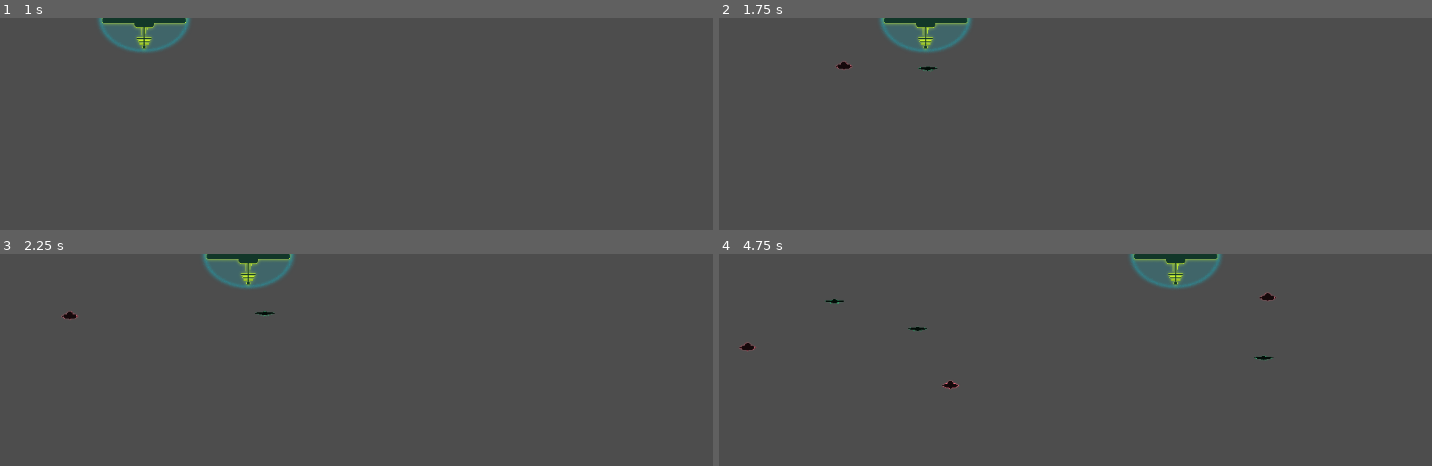
Above: before the commit, frames 1-4 (two rows, left to right).
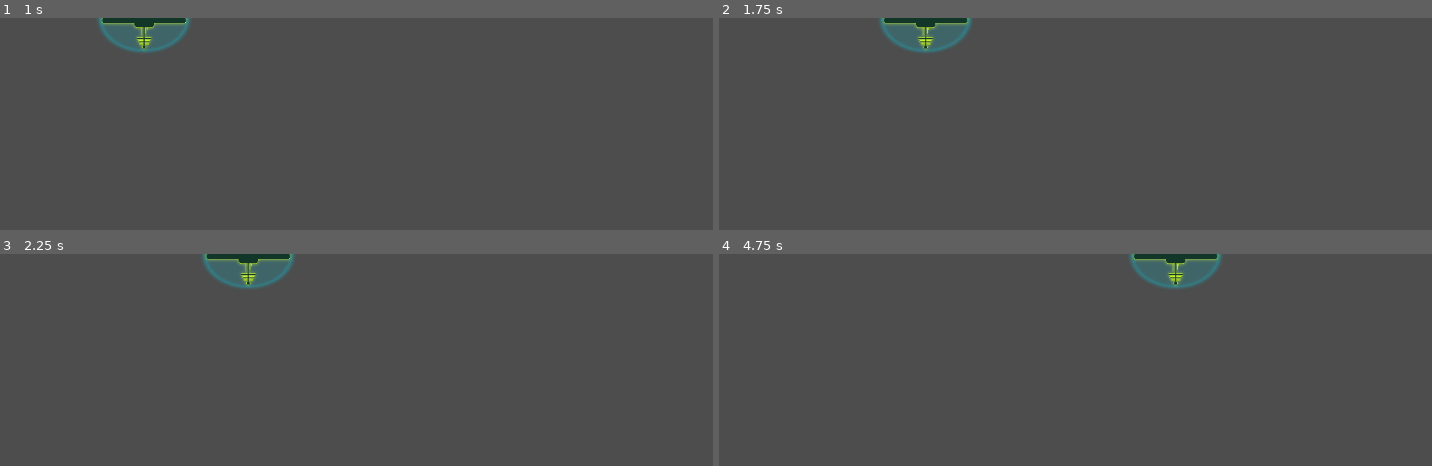
Above: after the commit, the same moments.

Repository: aceofknights/Missile-Game
Game: Godot game, scene res://Scene/boss_world5.tscn
The game is run twice, just before and just after one commit, with the same random seed, the same clock (stepped at 60 frames per second) and the same inputs. This scene is started directly instead of the project's main scene. The engine's default icon, where the game draws it, is replaced by a stand-in: a white triangle on a blue panel in a dark square.
Inputs (mouse positions are in pixels of both pictures, inside the frame that each line leads up to):
- Up to frame 1 (1 s): tap Enter at 0.5 s; move the mouse to (534, 221) at 0.52 s; tap R at 0.6 s; click (534, 221) at 0.67 s
- Up to frame 2 (1.75 s): move the mouse to (outside the picture) at 1.27 s; tap R at 1.35 s; click (outside the picture) at 1.42 s
- Up to frame 3 (2.25 s): move the mouse to (434, 379) at 2.02 s; tap R at 2.1 s; click (434, 379) at 2.17 s
- Up to frame 4 (4.75 s): move the mouse to (outside the picture) at 2.77 s; tap R at 2.85, 3.6, 4.35 s; click (outside the picture) at 2.92 s; move the mouse to (outside the picture) at 3.52 s; click (outside the picture) at 3.67 s; move the mouse to (840, 410) at 4.27 s; click (840, 410) at 4.42 s

Frame 1 is identical in both runs. In frame 2, 0.1% of the frame differs, in the area x 16-31%, y 20-25%; in frame 3, 0.1%; in frame 4, 0.3%, in the area x 2-79%, y 17-64%.

Commit message:
update laser

Diff:
--- a/Scene/boss_world5.tscn
+++ b/Scene/boss_world5.tscn
@@ -26,6 +26,8 @@
 plane_scene = ExtResource("7")
 fighter_projectile_scene = ExtResource("8")
 laser_weak_point_scene = ExtResource("9")
+debug_enable_fighters = false
+debug_enable_bombers = false
 max_health = 1
 
 [node name="Sprite2D" type="Sprite2D" parent="."]
--- a/Scene/enemy.tscn
+++ b/Scene/enemy.tscn
@@ -13,7 +13,6 @@
 collision_mask = 4
 script = ExtResource("1_mkcnt")
 explosion_scene = ExtResource("2_jdirn")
-trail_color = Color(0.984314, 0.0431373, 0.188235, 1)
 
 [node name="Sprite2D" type="Sprite2D" parent="."]
 modulate = Color(0.98399, 0, 0.346842, 1)
--- a/Scene/laser_weak_point.tscn
+++ b/Scene/laser_weak_point.tscn
@@ -1,7 +1,7 @@
 [gd_scene load_steps=4 format=3 uid="uid://c8yifnhlddca2"]
 
 [ext_resource type="Script" path="res://Scripts/LaserWeakPoint.gd" id="1"]
-[ext_resource type="Texture2D" uid="uid://uy57wpn2tav1" path="res://icon.svg" id="2"]
+[ext_resource type="Texture2D" uid="uid://bin3nvp7wu8im" path="res://assets/Ellipse 1.png" id="2_mtovt"]
 
 [sub_resource type="CircleShape2D" id="1"]
 radius = 16.0
@@ -9,11 +9,12 @@
 [node name="LaserWeakPoint" type="Area2D"]
 collision_mask = 3
 script = ExtResource("1")
+flash_colors = Array[Color]([Color(1, 0.1, 0.1, 1), Color(1, 1, 1, 1), Color(1, 0.9, 0.2, 1)])
 
 [node name="Sprite2D" type="Sprite2D" parent="."]
 modulate = Color(1, 0.25, 0.2, 1)
 scale = Vector2(0.24, 0.24)
-texture = ExtResource("2")
+texture = ExtResource("2_mtovt")
 
 [node name="CollisionShape2D" type="CollisionShape2D" parent="."]
 shape = SubResource("1")
--- a/Scripts/LaserWeakPoint.gd
+++ b/Scripts/LaserWeakPoint.gd
@@ -4,10 +4,19 @@
 
 @export var max_hp: int = 3
 
+@export var flash_speed: float = 10.0
+@export var flash_colors: Array[Color] = [
+	Color(1.0, 0.1, 0.1, 1.0), # red
+	Color(0.2, 0.5, 1.0, 1.0), # blue
+	Color(1.0, 0.9, 0.2, 1.0)  # yellow
+]
+
 @onready var hp_label: Label = $HPLabel
+@onready var sprite: Sprite2D = $Sprite2D
 
 var current_hp: int = 0
 var destroyed: bool = false
+var _life_time: float = 0.0
 
 
 func _ready() -> void:
@@ -16,6 +25,12 @@
 	monitorable = true
 	area_entered.connect(_on_area_entered)
 	_update_label()
+	_update_flash_color()
+
+
+func _process(delta: float) -> void:
+	_life_time += delta
+	_update_flash_color()
 
 
 func _on_area_entered(area: Area2D) -> void:
@@ -45,3 +60,25 @@
 func _update_label() -> void:
 	if hp_label:
 		hp_label.text = "Laser %d" % current_hp
+
+
+func _update_flash_color() -> void:
+	if sprite == null:
+		return
+	if flash_colors.is_empty():
+		return
+
+	sprite.modulate = _get_blended_flash_color()
+
+
+func _get_blended_flash_color() -> Color:
+	if flash_colors.size() == 1:
+		return flash_colors[0]
+
+	var cycle_pos: float = _life_time * flash_speed
+	var whole_step: float = floor(cycle_pos)
+	var base_index: int = int(whole_step) % flash_colors.size()
+	var next_index: int = (base_index + 1) % flash_colors.size()
+	var blend_t: float = cycle_pos - whole_step
+
+	return flash_colors[base_index].lerp(flash_colors[next_index], blend_t)
